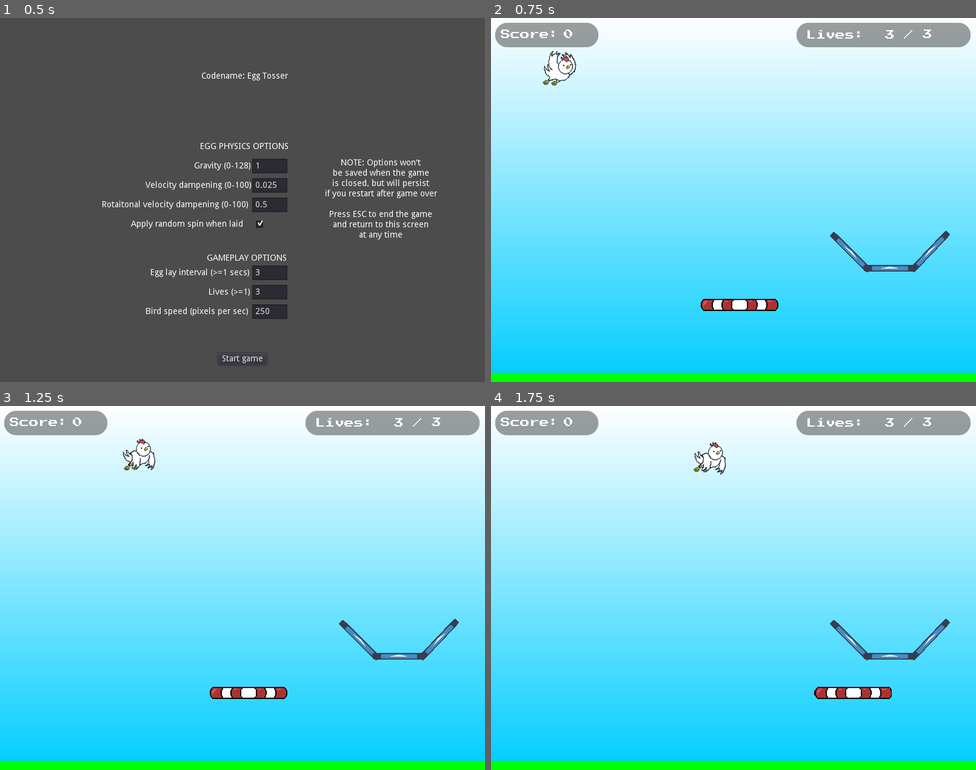
Above: before the commit, frames 1-4 (two rows, left to right).
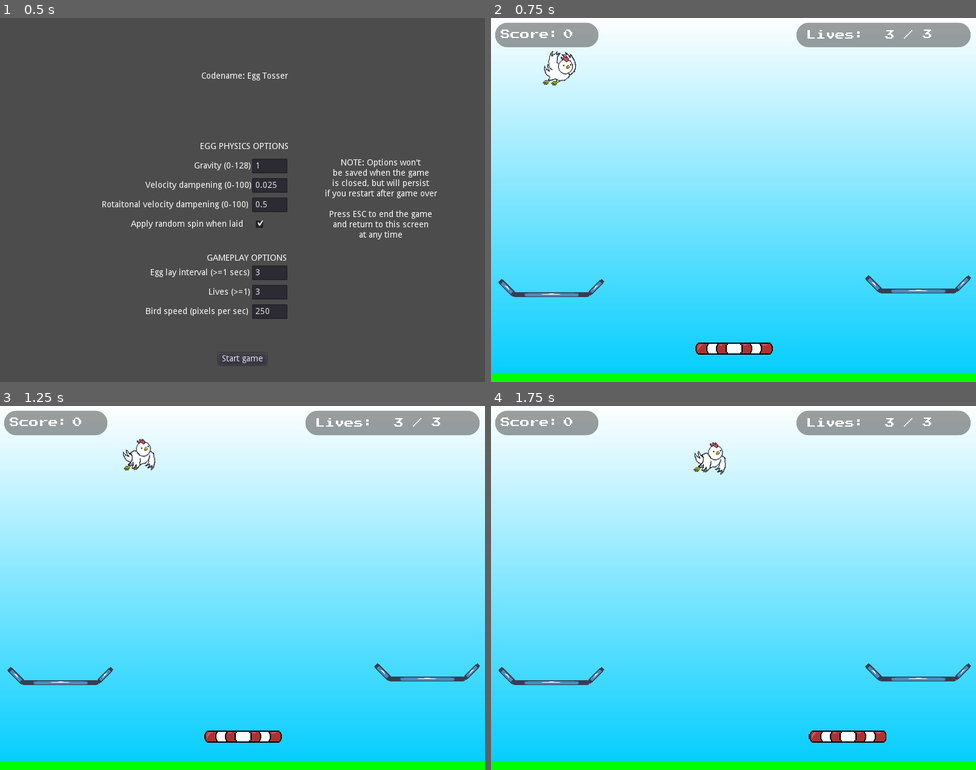
Above: after the commit, the same moments.

Repository: thatnick/fragile
Game: Godot game, scene res://scenes/debug_options.tscn
Same seed, same stepped clock (60 frames per second), same inputs: the game is played once before the commit and once after it. The engine's default icon, where the game draws it, is replaced by a stand-in: a white triangle on a blue panel in a dark square.
Inputs:
- Up to frame 1 (0.5 s): no input
- Up to frame 2 (0.75 s): click "Start game" at 0.5 s
- Up to frame 3 (1.25 s): no input
- Up to frame 4 (1.75 s): hold Right (ui_right) from 1.28 s (still down)

Frame 1 is identical in both runs. In frame 2, 2.2% of the frame differs, in the area x 1-99%, y 58-93%; in frame 3, 2.2%; in frame 4, 2.2%.

Commit message:
Make nest collisions one-way
Eggs can now be bounced up through the nest from underneath. Eggs continue to collide with nest if falling from above

Diff:
--- a/scenes/game.tscn
+++ b/scenes/game.tscn
@@ -19,16 +19,16 @@
 position = Vector2( 0, 595 )
 
 [node name="Player" parent="." instance=ExtResource( 3 )]
-position = Vector2( 410, 473 )
+position = Vector2( 401, 545 )
 
 [node name="Wall" parent="." instance=ExtResource( 1 )]
-position = Vector2( 807, 0 )
+position = Vector2( 810, -1 )
 
 [node name="Wall2" parent="." instance=ExtResource( 1 )]
-position = Vector2( -6, 0 )
+position = Vector2( -10, 0 )
 
 [node name="Nest" parent="." instance=ExtResource( 5 )]
-position = Vector2( 658, 376 )
+position = Vector2( 703, 439 )
 
 [node name="EggGen" parent="." instance=ExtResource( 6 )]
 position = Vector2( 0, 77 )
@@ -36,3 +36,6 @@
 [node name="HUD" parent="." instance=ExtResource( 7 )]
 
 [node name="Ceiling" parent="." instance=ExtResource( 8 )]
+
+[node name="Nest2" parent="." instance=ExtResource( 5 )]
+position = Vector2( 98, 445 )
--- a/scenes/nest.tscn
+++ b/scenes/nest.tscn
@@ -7,9 +7,14 @@
 bounce = 0.5
 absorbent = true
 
-[sub_resource type="CapsuleShape2D" id=1]
-radius = 5.0
-height = 75.0
+[sub_resource type="RectangleShape2D" id=3]
+extents = Vector2( 16.2635, 3.53553 )
+
+[sub_resource type="RectangleShape2D" id=4]
+extents = Vector2( 63, 4 )
+
+[sub_resource type="RectangleShape2D" id=5]
+extents = Vector2( 16.2635, 4.24264 )
 
 [node name="Nest" type="StaticBody2D"]
 collision_layer = 16
@@ -18,40 +23,45 @@
 script = ExtResource( 1 )
 
 [node name="CollisionShape2D" type="CollisionShape2D" parent="."]
-position = Vector2( 66, 9 )
-rotation = 0.785398
-shape = SubResource( 1 )
+position = Vector2( 73, 0.999999 )
+rotation = 5.49779
+scale = Vector2( 1, 1 )
+shape = SubResource( 3 )
+one_way_collision = true
+one_way_collision_margin = 0.0
 
 [node name="CollisionShape2D2" type="CollisionShape2D" parent="."]
-position = Vector2( -1, 36 )
-rotation = 1.5708
-shape = SubResource( 1 )
+position = Vector2( 1, 11 )
+shape = SubResource( 4 )
+one_way_collision = true
 
 [node name="CollisionShape2D3" type="CollisionShape2D" parent="."]
-position = Vector2( -66, 9 )
-rotation = 2.35619
-shape = SubResource( 1 )
+position = Vector2( -70.5, 0.499997 )
+rotation = 0.785398
+scale = Vector2( 1, 1 )
+shape = SubResource( 5 )
+one_way_collision = true
 
 [node name="EggDetectionArea" type="Area2D" parent="."]
 
 [node name="CollisionPolygon2D" type="CollisionPolygon2D" parent="EggDetectionArea"]
-polygon = PoolVector2Array( -89, -23, -37, 30, 37, 31, 90, -22 )
+polygon = PoolVector2Array( -79, -14, -58, 7, 62, 7, 82, -13 )
 
 [node name="TempSprite" type="Sprite" parent="."]
-position = Vector2( -0.5, 36.5 )
-scale = Vector2( 1.32813, 0.171875 )
+position = Vector2( 1, 11 )
+scale = Vector2( 1.96875, 0.125 )
 texture = ExtResource( 2 )
 
 [node name="TempSprite1" type="Sprite" parent="."]
-position = Vector2( -65, 10 )
-rotation = 0.777499
-scale = Vector2( 1.36719, 0.164063 )
+position = Vector2( -71.644, -0.645172 )
+rotation = 0.785398
+scale = Vector2( 0.518788, 0.138496 )
 texture = ExtResource( 2 )
 
 [node name="TempSprite3" type="Sprite" parent="."]
-position = Vector2( 66, 9 )
-rotation = -0.808669
-scale = Vector2( 1.36719, 0.164063 )
+position = Vector2( 75, -1 )
+rotation = -0.785398
+scale = Vector2( 0.510909, 0.111396 )
 texture = ExtResource( 2 )
 
 [connection signal="body_entered" from="EggDetectionArea" to="." method="_on_Area2D_body_entered"]
Not shown: 1 places in scenes/nest.tscn that only renumber resources
